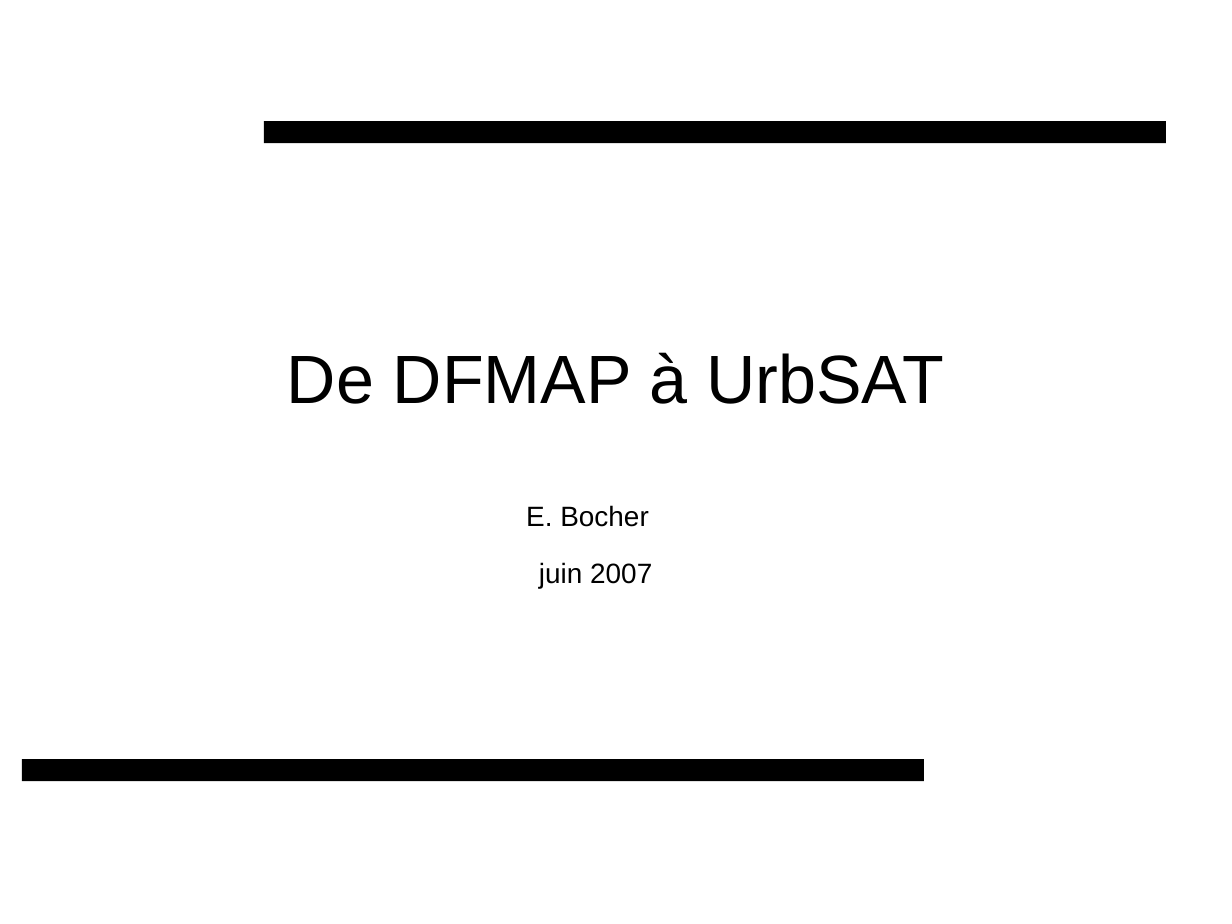
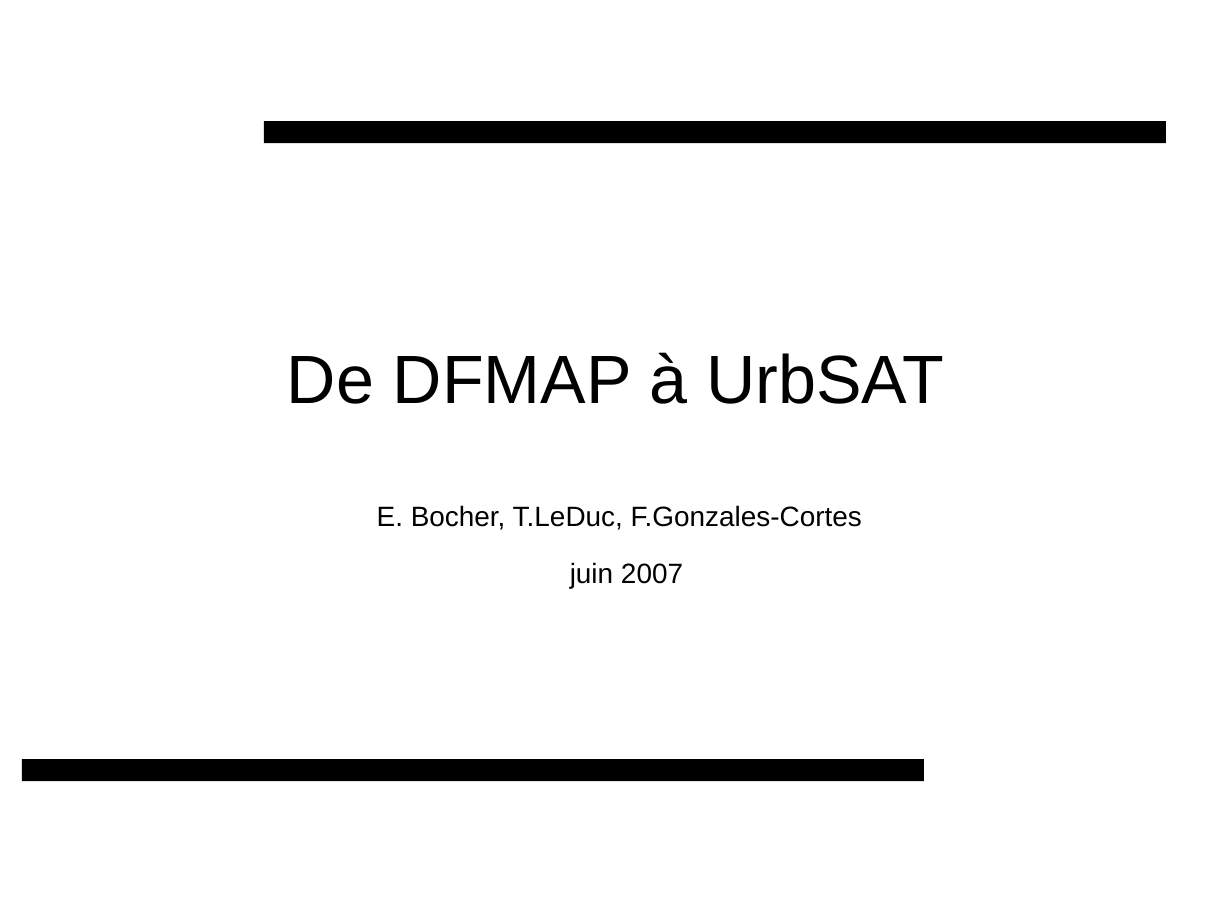
Before and after one commit to orbisgis/orbisgis, a slide deck: slide 1 of urbsat/documentation/presentation_urbSAT.odp. Drawn at 1232x924 pixels with LibreOffice and Linux fonts; fonts in the diff are those of the drawing. Boxes give left, top, right and bottom in pixels: in the first picture for what was removed or moved away, otherwise in the second. Text is boxed around its words. In the diff, an @@ line names an element or a change of style, - is before the commit and + after.

```diff
--- a/urbsat/documentation/presentation_urbSAT.odp
+++ b/urbsat/documentation/presentation_urbSAT.odp
@@ text at (377,505,862,530): text changed @@
-E. Bocher
+E. Bocher, T.LeDuc, F.Gonzales-Cortes
@@ text "juin 2007": place and size @@
-text "juin 2007" at (539,562,652,588)
+text "juin 2007" at (570,562,683,588)
```
